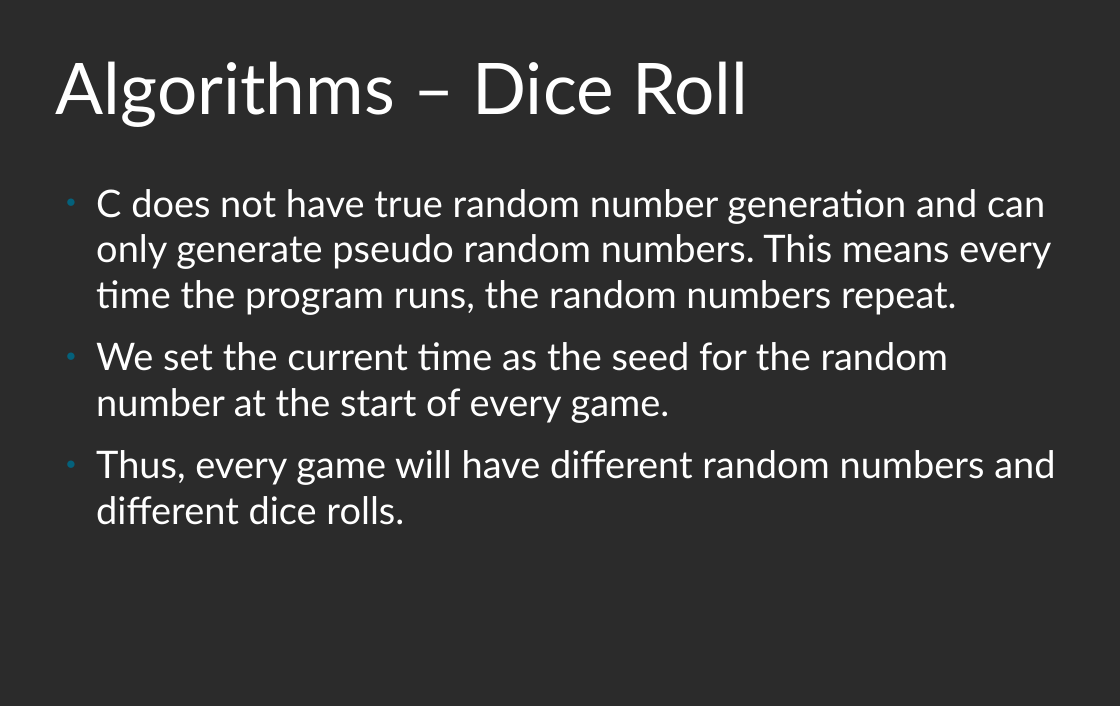
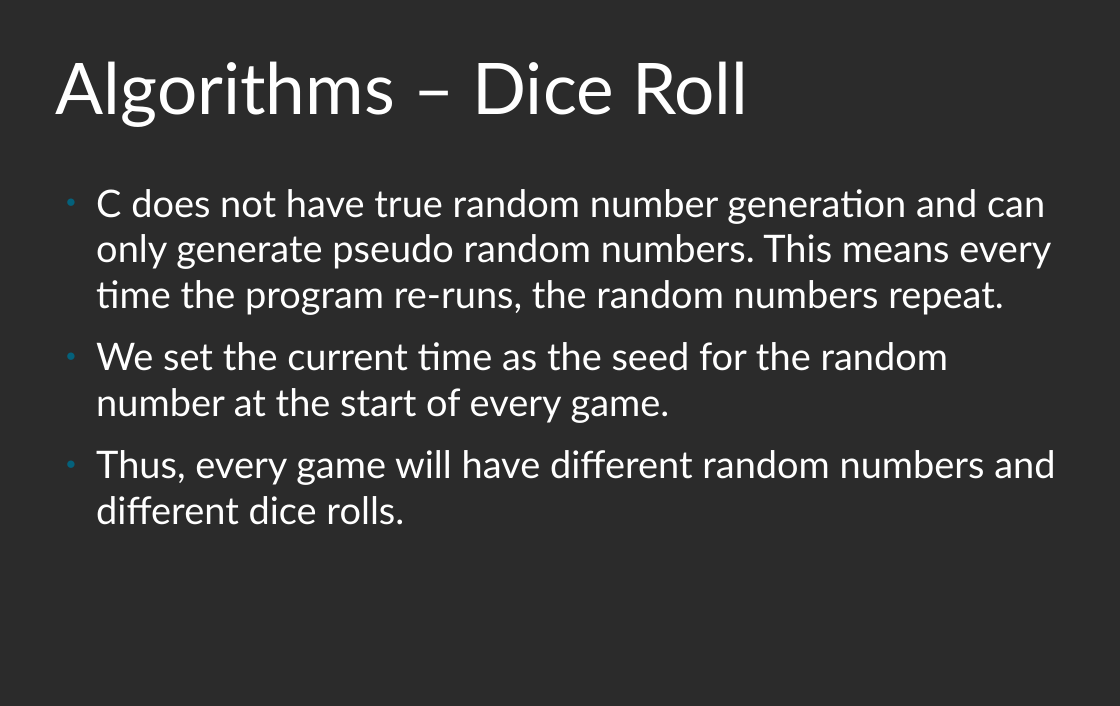
Before and after one commit to srujandeshpande/snake-ladder, a slide deck: slide 10 of snake.odp. Drawn at 1120x706 pixels with LibreOffice and Linux fonts; fonts in the diff are those of the drawing; background and template pictures are left out; a plain dark background stands for a picture behind light text. Boxes give left, top, right and bottom in pixels: in the first picture for what was removed or moved away, otherwise in the second. Text is boxed around its words. In the diff, an @@ line names an element or a change of style, - is before the commit and + after.

```diff
--- a/snake.odp
+++ b/snake.odp
@@ text at <box>96,189,1051,315</box>: text changed @@
-● C does not have true random number generation and can only generate pseudo random numbers. This means every time the program runs, the random numbers repeat.
+● C does not have true random number generation and can only generate pseudo random numbers. This means every time the program re-runs, the random numbers repeat.
```
Also in this commit, not shown: 4 other slides changed, 1 slide added, 2 slides removed, 4 other files.
